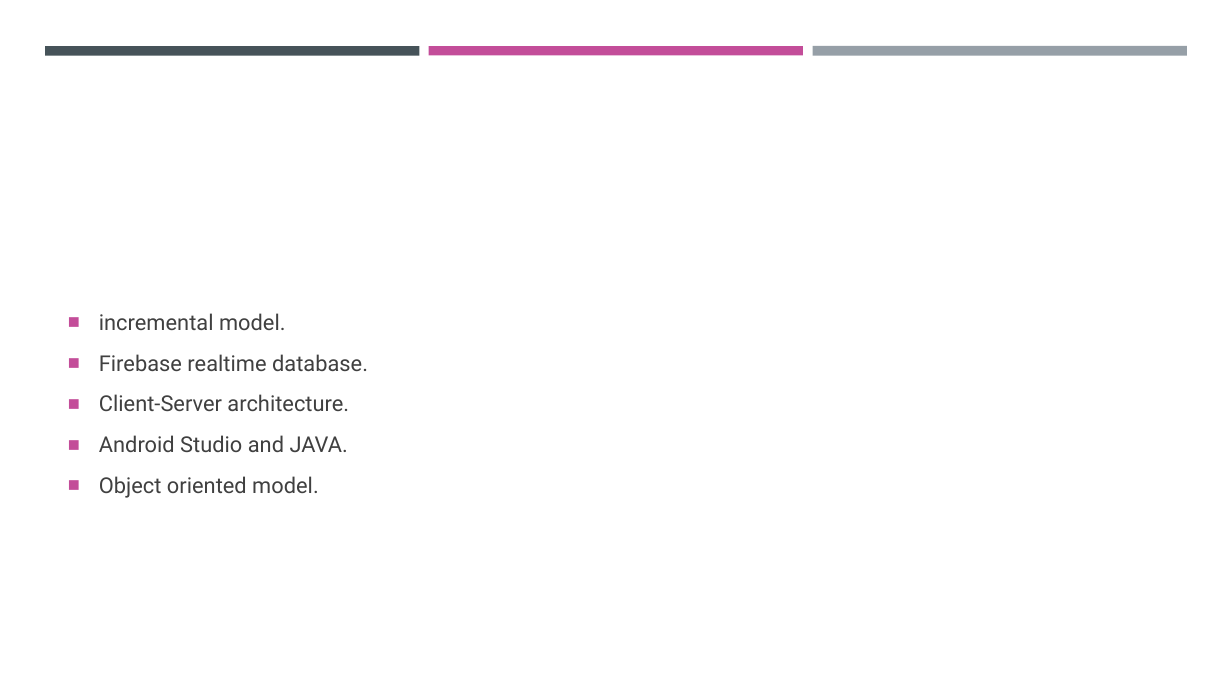
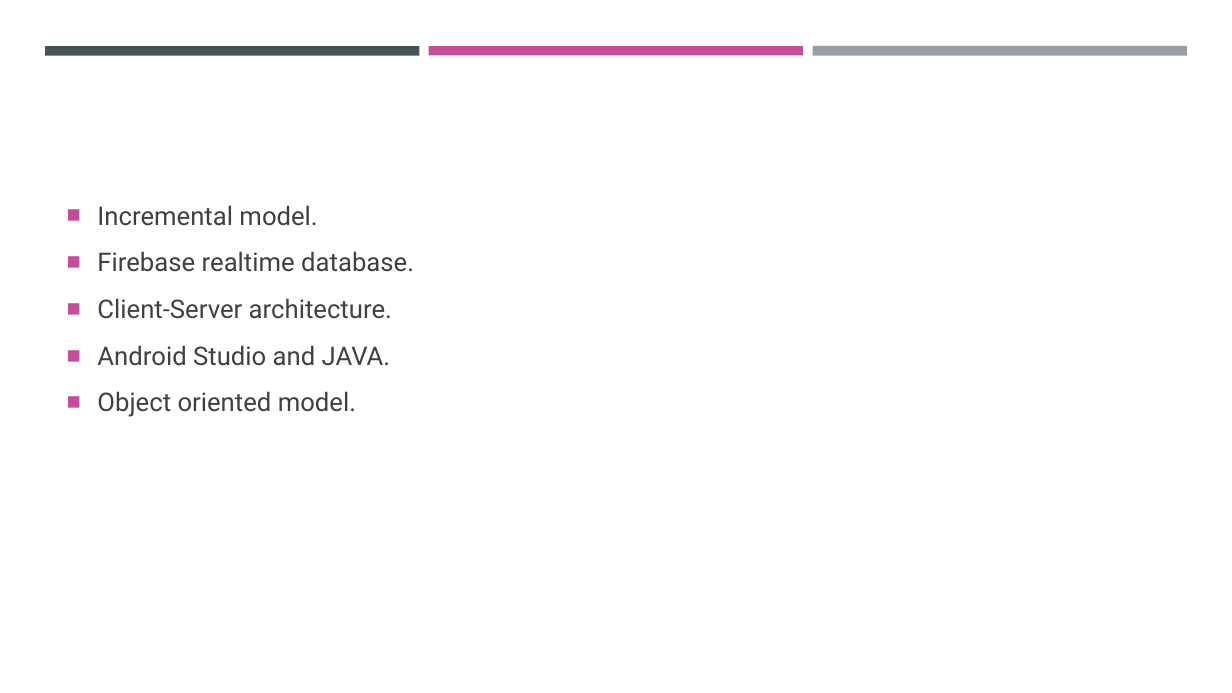
Before and after one commit to ssathyanaray2/Payment_Tracker, a slide deck: slide 4 of pt_ppt.pptx. Drawn at 1232x693 pixels with LibreOffice and Linux fonts; fonts in the diff are those of the drawing. Boxes give left, top, right and bottom in pixels: in the first picture for what was removed or moved away, otherwise in the second. Text is boxed around its words. In the diff, an @@ line names an element or a change of style, - is before the commit and + after.

```diff
--- a/pt_ppt.pptx
+++ b/pt_ppt.pptx
@@ text "Incremental model.": place and size @@
-text "Incremental model." at box(99, 313, 368, 498)
+text "Incremental model." at box(97, 205, 414, 417)
@@ text at box(97, 205, 317, 226): text changed; size 17 to 20 pt @@
-■ incremental model.
+■ Incremental model.
@@ text at box(97, 251, 414, 417): size 17 to 20 pt in "Firebase realtime database.", "Client-Server architecture.", "Android Studio and JAVA.", "Object oriented model." @@
```
Also in this commit, not shown: 4 other slides changed, 3 other files.
